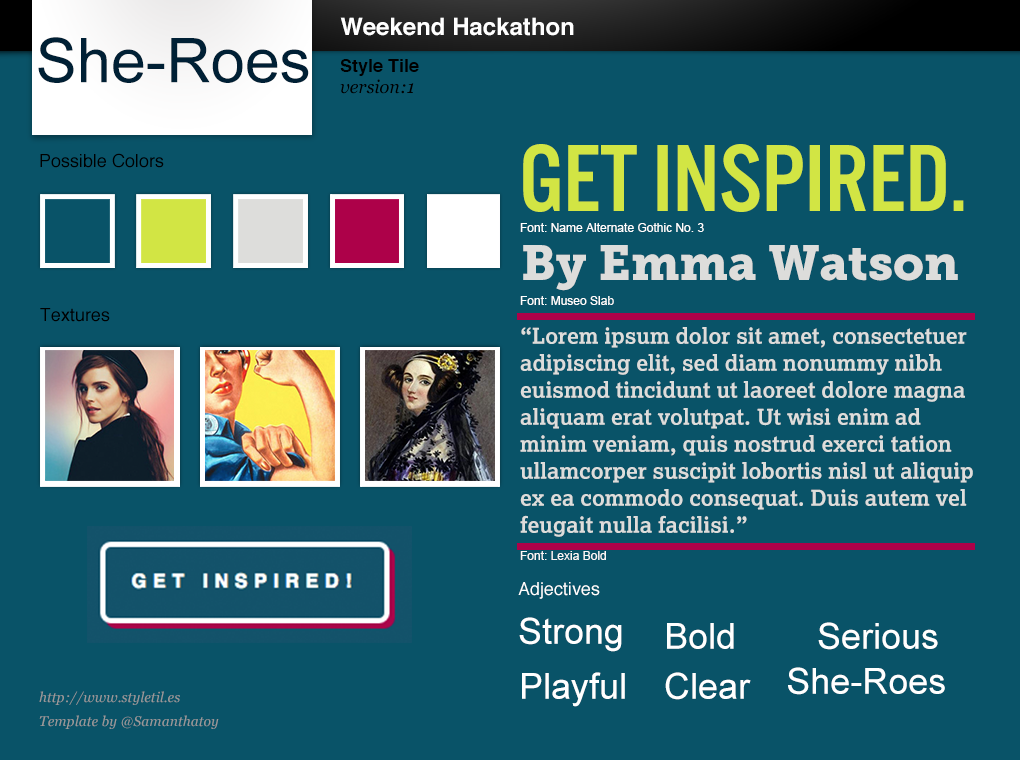
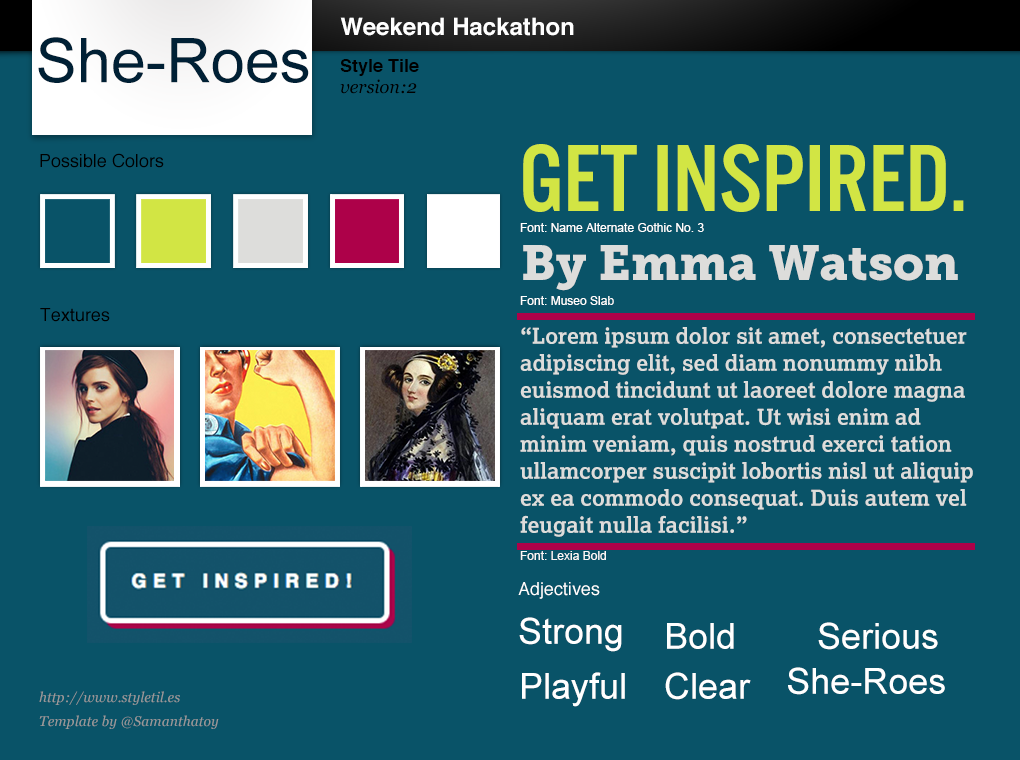
Comparing the layer stacks of the two 1020 × 760 images. Changes:
renamed "version:1" to "version:2", painted on it over [343, 83, 417, 93]
